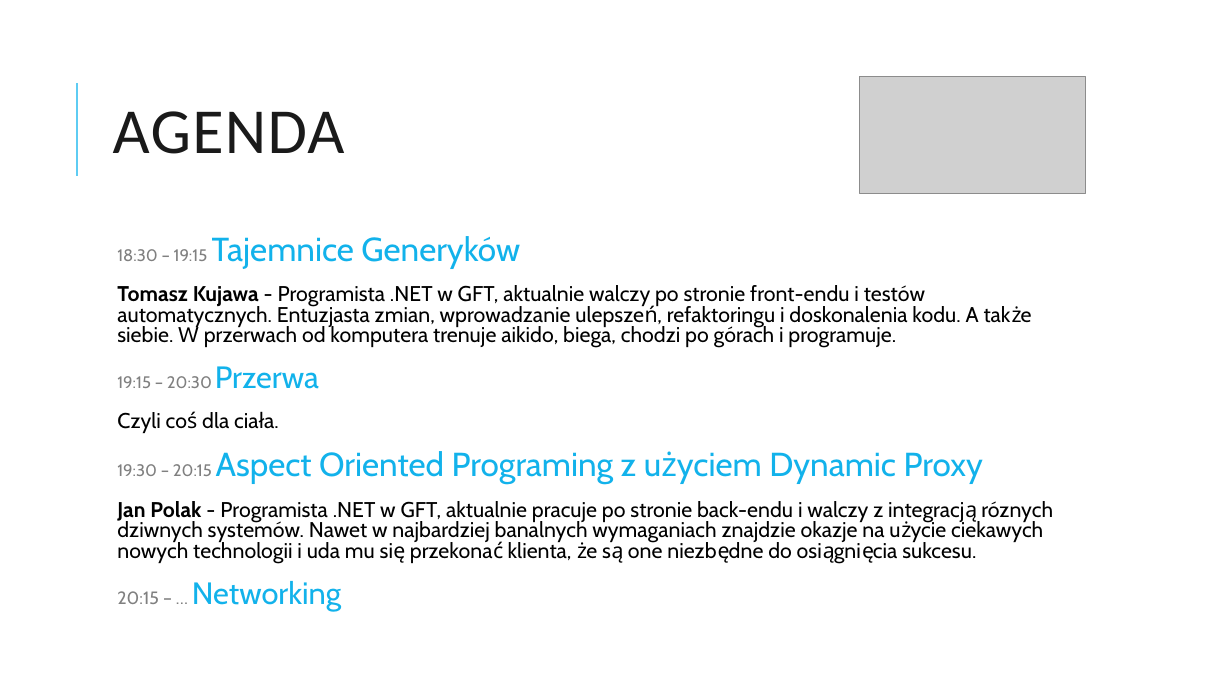
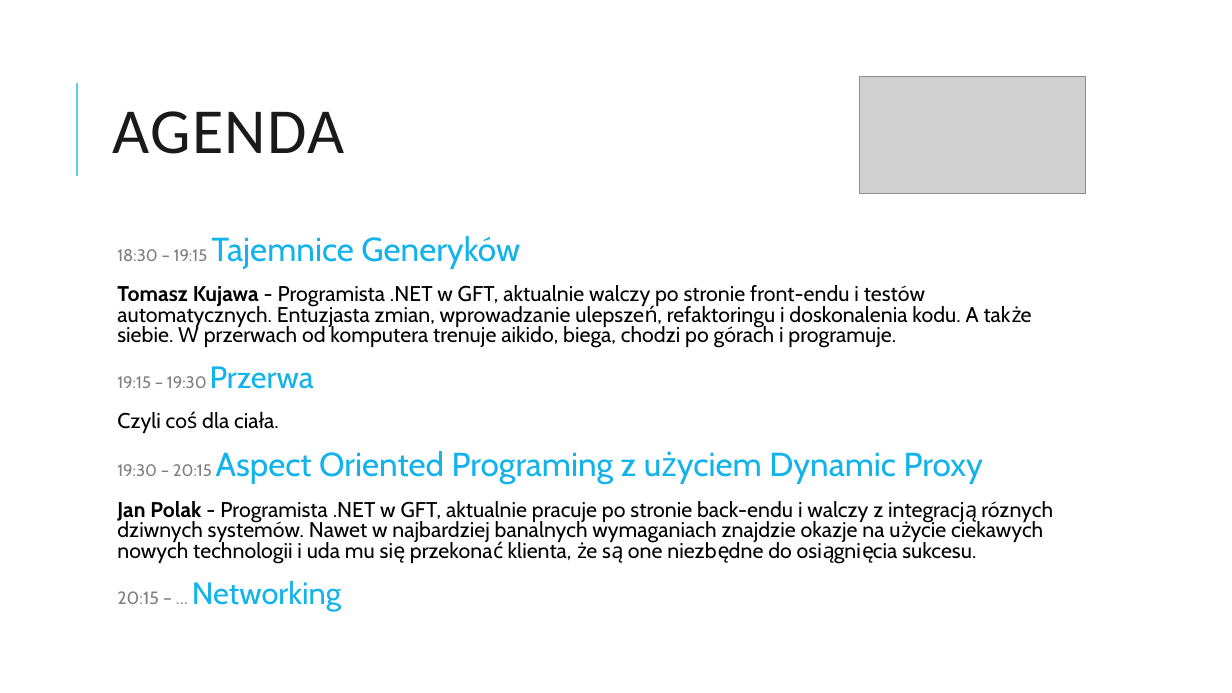
Before and after one commit to pgdotnet/Meetings, a slide deck: slide 2 of Spotkanie 48/PGNET-48-Intro.pptx. Drawn at 1232x693 pixels with LibreOffice and Linux fonts; fonts in the diff are those of the drawing; grey boxes stand for pictures. Boxes give left, top, right and bottom in pixels: in the first picture for what was removed or moved away, otherwise in the second. Text is boxed around its words. In the diff, an @@ line names an element or a change of style, - is before the commit and + after.

Commit message:
Agenda fix

```diff
--- a/Spotkanie 48/PGNET-48-Intro.pptx
+++ b/Spotkanie 48/PGNET-48-Intro.pptx
@@ text at (117,366,314,389): text changed @@
-  19:15 – 20:30 Przerwa
+  19:15 – 19:30 Przerwa
```
